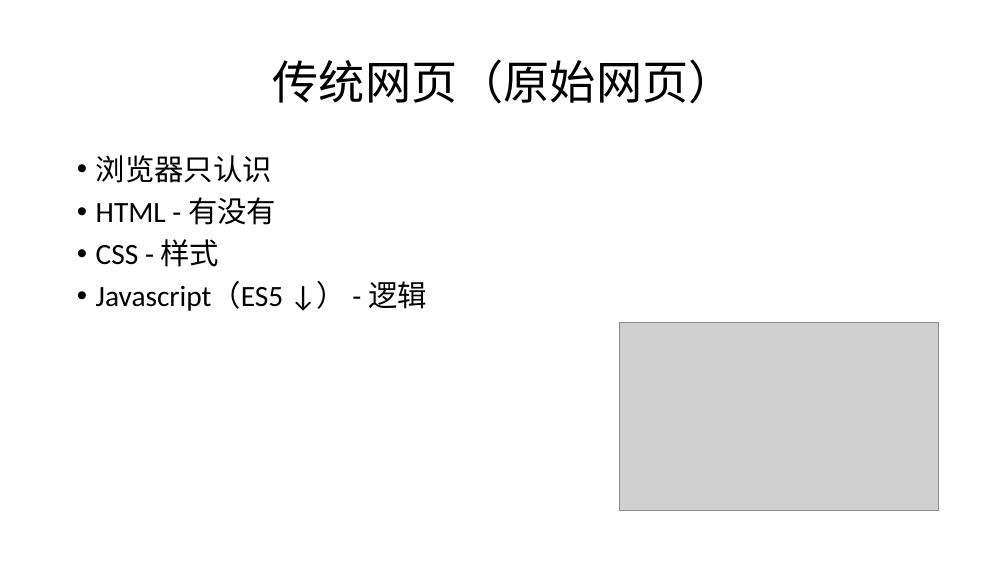
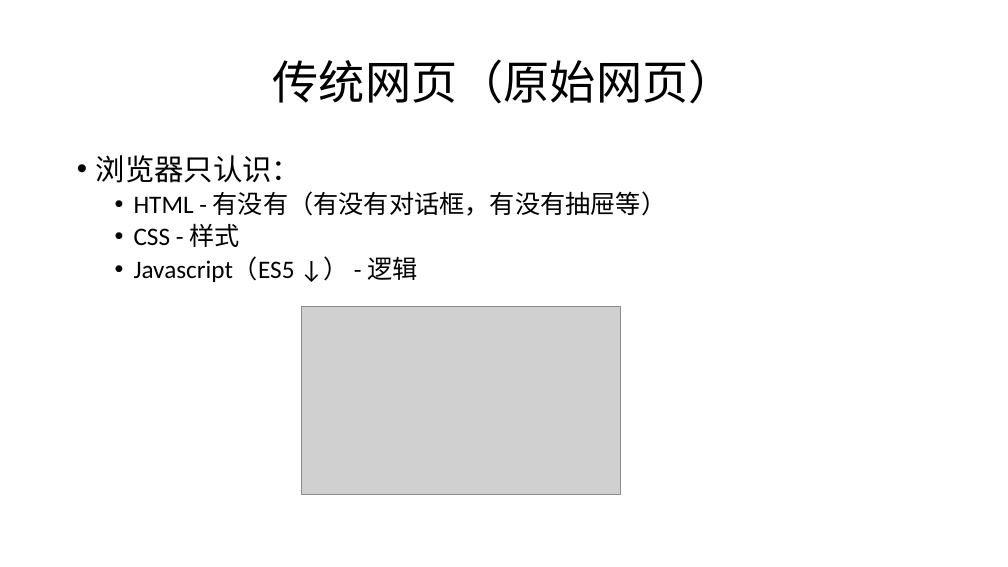
Before and after one commit to Cohen-Wang/workbench, a slide deck: slide 5 of cloud/webpack-ppt/培训 - webpack.pptx (slide 4 before the commit). Drawn at 1008x567 pixels with LibreOffice and Linux fonts; fonts in the diff are those of the drawing; grey boxes stand for pictures. Boxes give left, top, right and bottom in pixels: in the first picture for what was removed or moved away, otherwise in the second. Text is boxed around its words. In the diff, an @@ line names an element or a change of style, - is before the commit and + after.

```diff
--- a/cloud/webpack-ppt/培训 - webpack.pptx
+++ b/cloud/webpack-ppt/培训 - webpack.pptx
@@ text at (x1=96, y1=155, x2=667, y2=216): text changed; size 28 to 24 pt @@
-• 浏览器只认识
-• HTML - 有没有
+• 浏览器只认识：
+  • HTML - 有没有（有没有对话框，有没有抽屉等）
@@ text at (x1=134, y1=223, x2=417, y2=282): size 28 to 24 pt in "CSS - 样式", "Javascript（ES5 ↓） - 逻辑"; list level 1 to 2 in "CSS - 样式"; list level 1 to 2 in "Javascript（ES5 ↓） - 逻辑" @@
@@ picture moved from (x1=620, y1=323, x2=939, y2=511) to (x1=301, y1=306, x2=620, y2=495) @@
```
Also in this commit, not shown: 10 other slides changed, 14 slides added, 3 slides removed, 1 other file.
